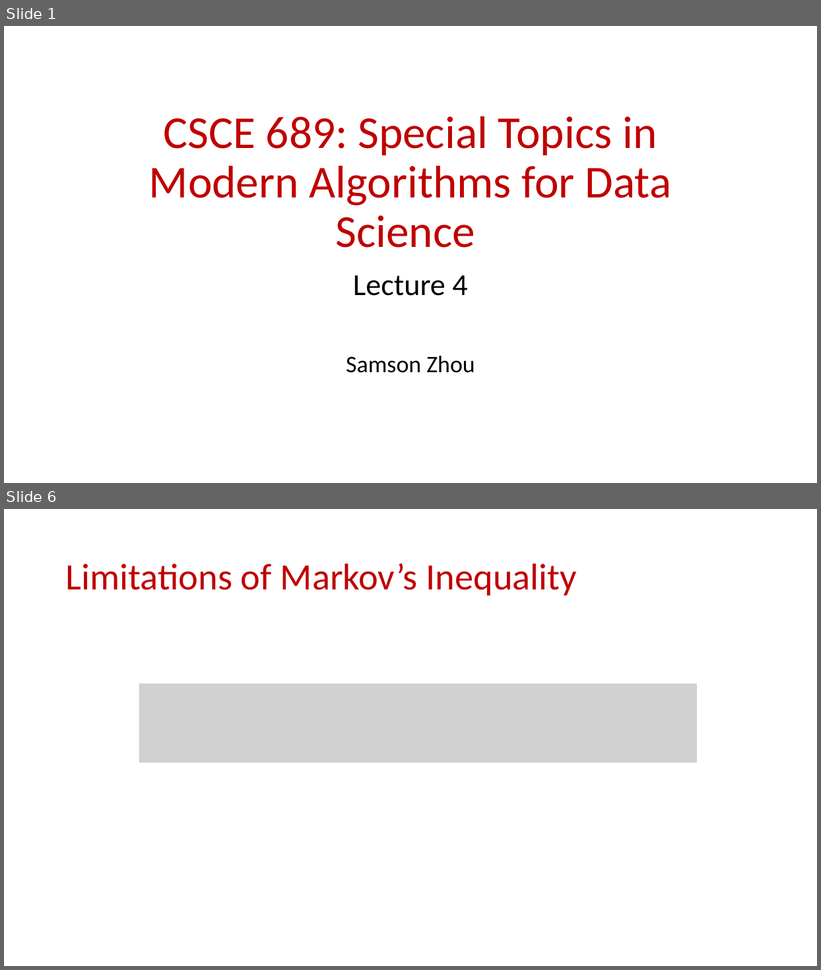
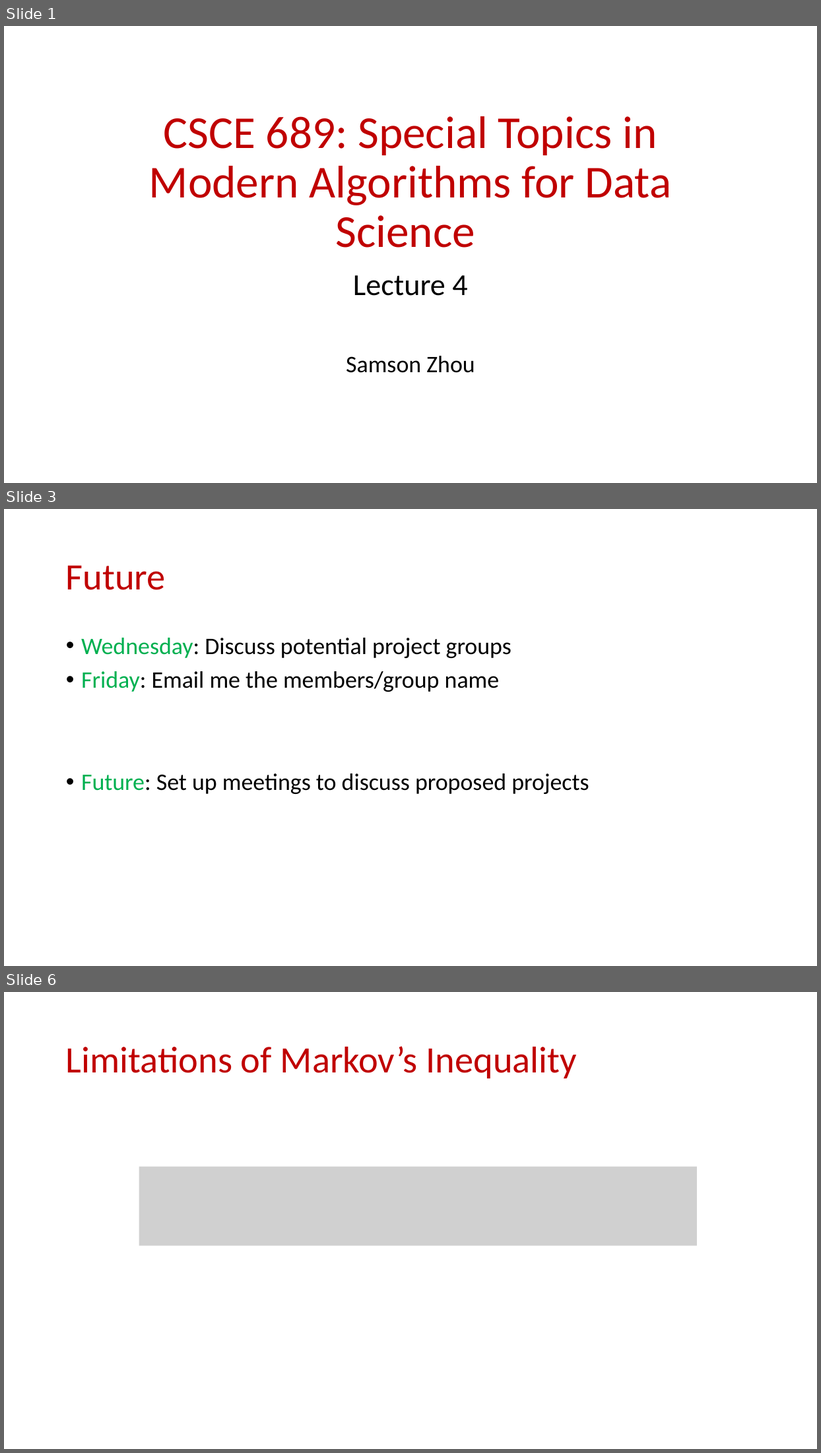
Before and after one commit to samsonzhou/samsonzhou.github.io, a slide deck: CSCE689-23/L4.pptx. Shown one above the other, each under a label of ours: slides 1 and 6 before the commit, slides 1, 3 and 6 after it; the slides between them are not shown. The pictures are 821x970 and 821x1453 pixels, drawn with LibreOffice and Linux fonts; fonts in the diff are those of the drawing; grey boxes stand for pictures. Boxes give left, top, right and bottom in pixels: in the first picture for what was removed or moved away, otherwise in the second. Text is boxed around its words. In the diff, an @@ line names an element or a change of style, - is before the commit and + after.

```diff
--- a/CSCE689-23/L4.pptx
+++ b/CSCE689-23/L4.pptx
@@ slide 3 added at (x1=4, y1=509, x2=817, y2=966), background #FFFFFF @@
@@ title added at (x1=66, y1=565, x2=166, y2=590), 44 pt, text #C00000 @@
+Future
@@ text added at (x1=81, y1=638, x2=589, y2=794), 28 pt, text #000000 @@
+• Wednesday: Discuss potential project groups
+• Friday: Email me the members/group name
+• Future: Set up meetings to discuss proposed projects
```
Also in this commit, not shown: 2 slides changed, 2 other slides added, 1 other file.
